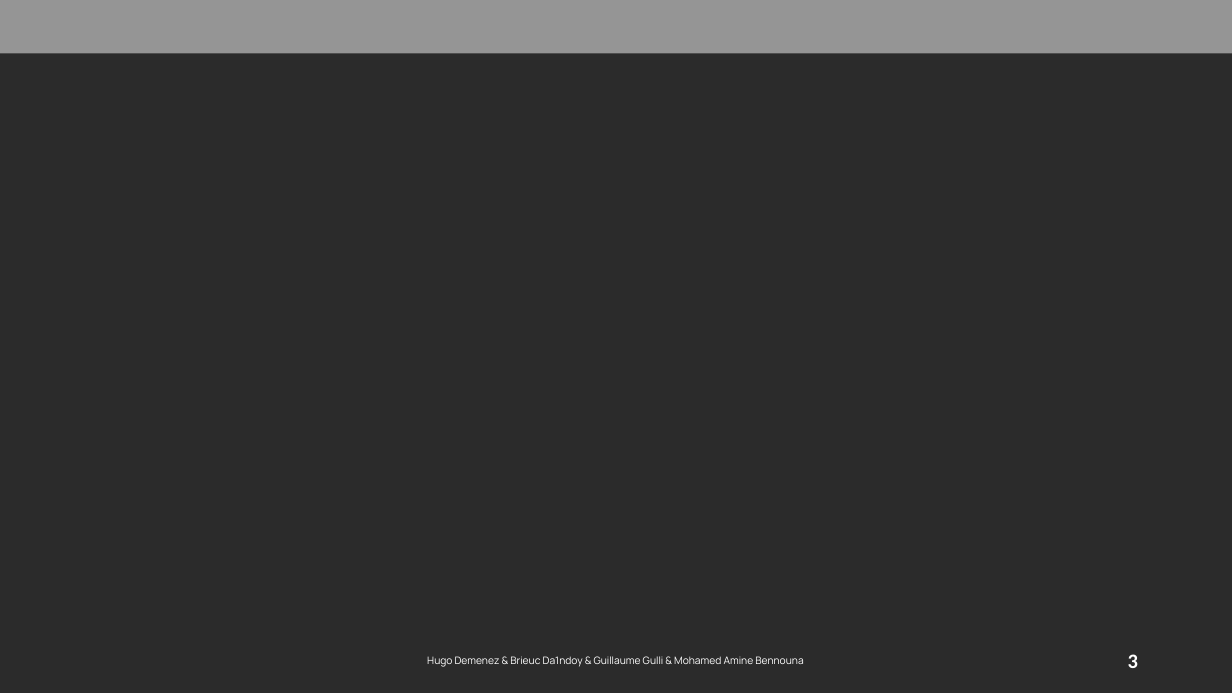
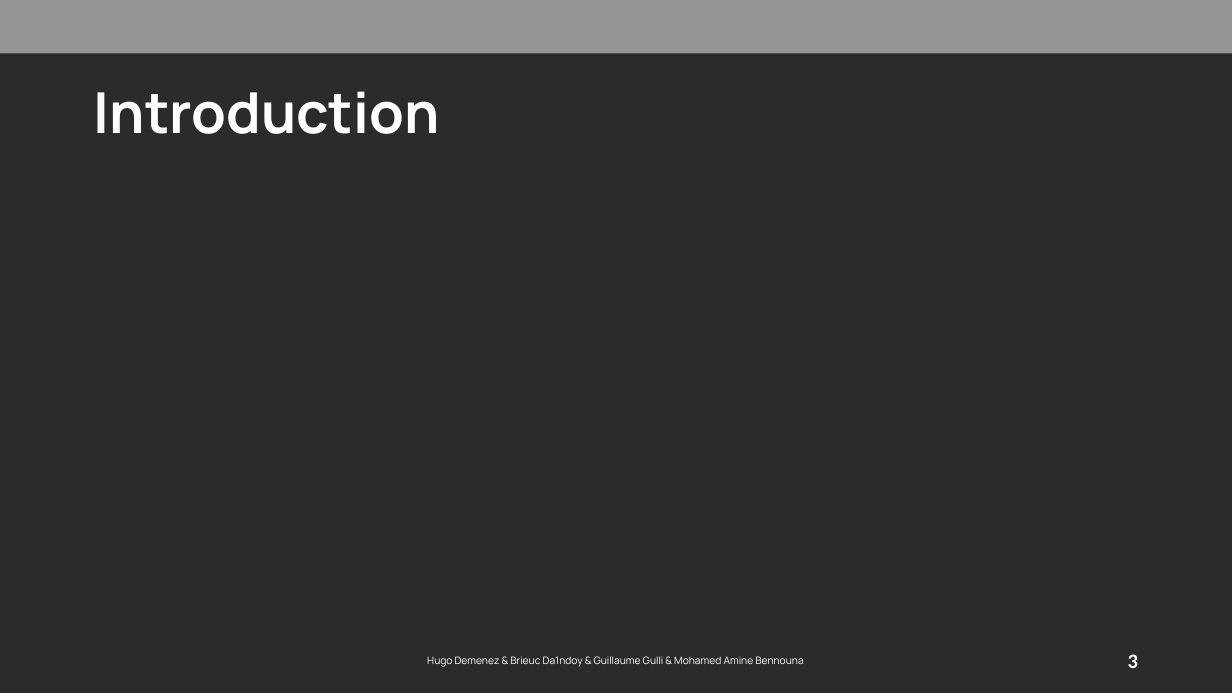
Before and after one commit to hugodemenez/isen-student-portal, a slide deck: slide 3 of presentation/Présentation1.pptx. Drawn at 1232x693 pixels with LibreOffice and Linux fonts; fonts in the diff are those of the drawing; background and template pictures are left out; a plain dark background stands for a picture behind light text. Boxes give left, top, right and bottom in pixels: in the first picture for what was removed or moved away, otherwise in the second. Text is boxed around its words. In the diff, an @@ line names an element or a change of style, - is before the commit and + after.

```diff
--- a/presentation/Présentation1.pptx
+++ b/presentation/Présentation1.pptx
@@ title added at (x1=94, y1=91, x2=439, y2=134), 44 pt, text #FFFFFF, bold @@
+Introduction
```
Also in this commit, not shown: 4 other slides changed, 6 other files.
